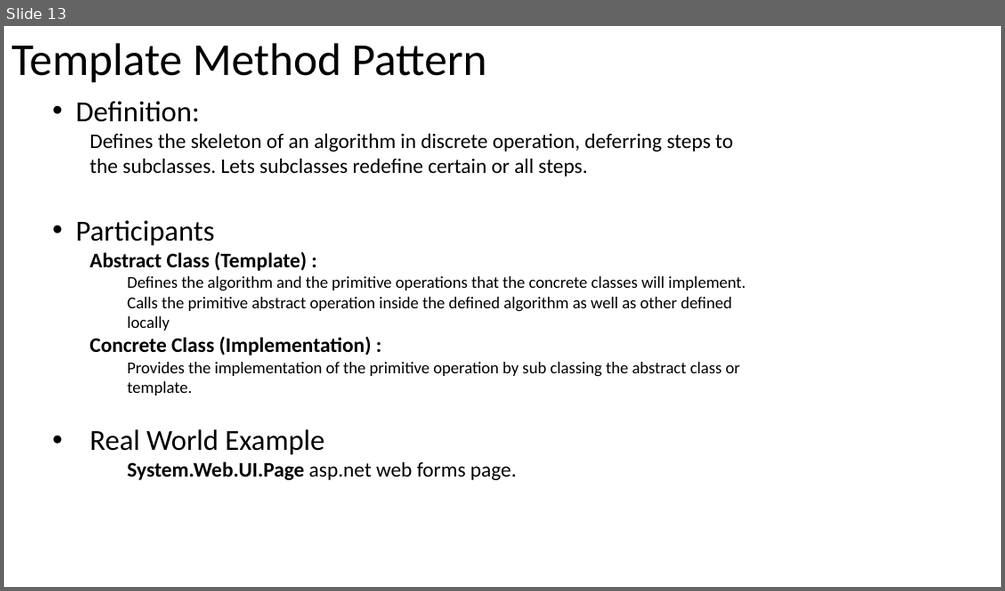
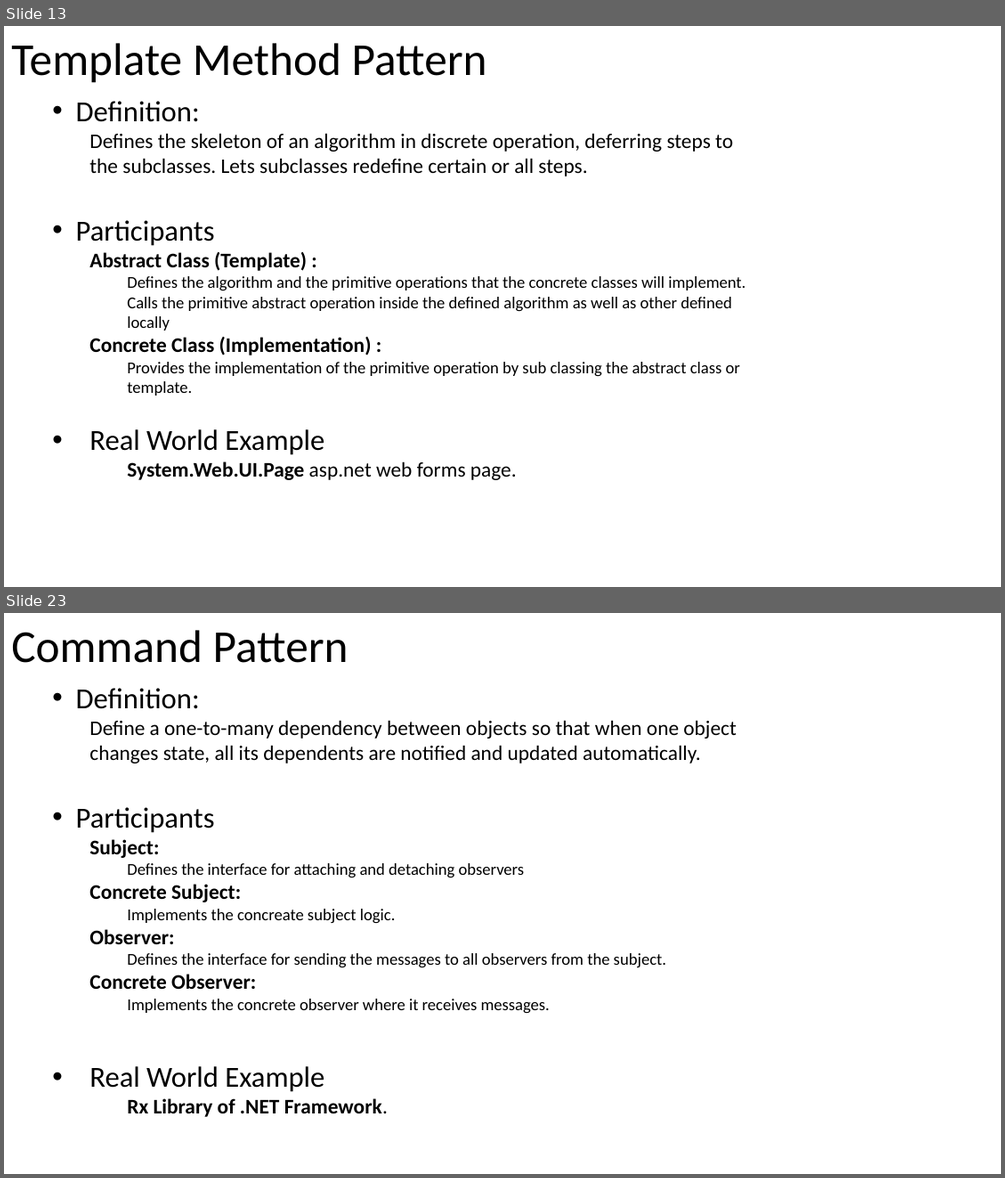
Before and after one commit to PlumpMath/DesignPatterns101, a slide deck: DesignPatterns101.pptx. Shown one above the other, each under a label of ours: slide 13 before the commit, slides 13 and 23 after it; the slides between them are not shown. The pictures are 1005x591 and 1005x1178 pixels, drawn with LibreOffice and Linux fonts; fonts in the diff are those of the drawing. Boxes give left, top, right and bottom in pixels: in the first picture for what was removed or moved away, otherwise in the second. Text is boxed around its words. In the diff, an @@ line names an element or a change of style, - is before the commit and + after.

```diff
--- a/DesignPatterns101.pptx
+++ b/DesignPatterns101.pptx
@@ slide 23 added at box(4, 613, 1001, 1174), background #FFFFFF @@
@@ text added at box(11, 630, 348, 663), 44 pt, text #000000 @@
+Command Pattern
@@ text added at box(76, 688, 736, 1117), 16 pt, text #000000 @@
+• Definition:
+  Define a one-to-many dependency between objects so that when one object changes state, all its dependents are notified and updated automatically.
+• Participants
+  Subject:
+    Defines the interface for attaching and detaching observers
+  Concrete Subject:
+    Implements the concreate subject logic.
+  Observer:
+    Defines the interface for sending the messages to all observers from the subject.
+  Concrete Observer:
+    Implements the concrete observer where it receives messages.
+• Real World Example
+    Rx Library of .NET Framework.
```
Also in this commit, not shown: 8 slides changed, 13 other slides added, 19 other files.
